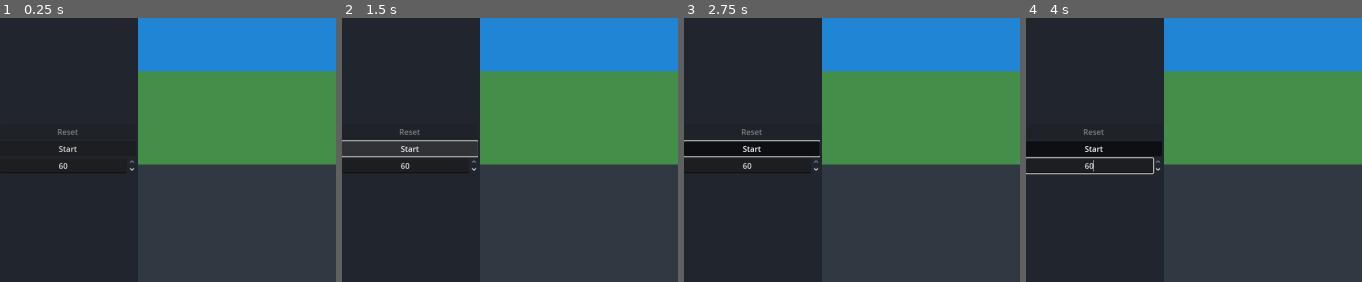
Above: before the commit, frames 1-4 (left to right).
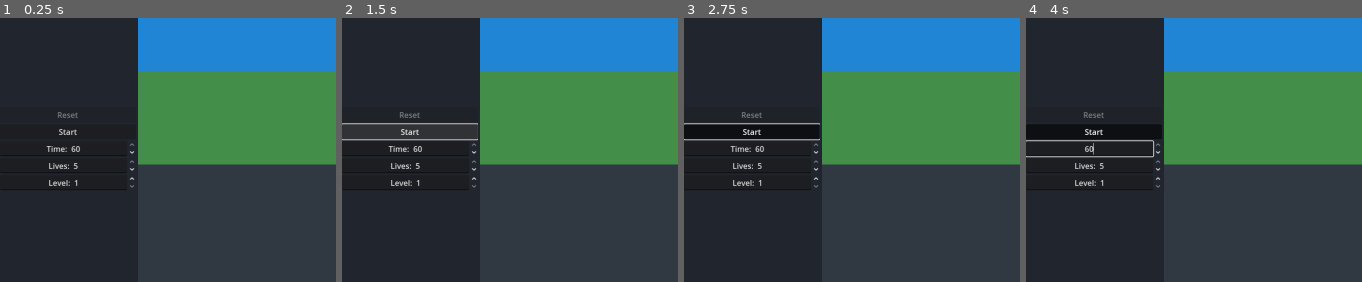
Above: after the commit, the same moments.

Repository: Yamam-al/frogger_godot
Game: Godot game, scene res://main.tscn
The game is run twice, just before and just after one commit, with the same random seed, the same clock (stepped at 60 frames per second) and the same inputs.
Inputs:
- Up to frame 1 (0.25 s): no input
- Up to frame 2 (1.5 s): click "Start" at 0.5 s; click "Start" at 1.25 s
- Up to frame 3 (2.75 s): tap Enter at 2 s; hold Right (ui_right) from 2.03 s (still down)
- Up to frame 4 (4 s): tap Space at 2.75 s; release Right (ui_right) at 2.78 s; hold Down (ui_down) 2.78-3.53 s; tap Enter at 3.5 s; hold Right (ui_right) from 3.53 s (still down)
The pictures show only the part of the screen within x 0-50%, y 25-75%; the shares and areas given below are measured in that part.

The runs differ from the first frame. In frame 1, 0.7% of the frame differs, in the area x 0-41%, y 35-66%; in frame 2, 2.0%; in frame 3, 1.9%; in frame 4, 1.8%.

Commit message:
Levels implemented

Diff:
--- a/main.tscn
+++ b/main.tscn
@@ -39,6 +39,23 @@
 max_value = 60.0
 value = 60.0
 alignment = 1
+prefix = "Time: "
+
+[node name="StartLivesSpin" type="SpinBox" parent="HBoxContainer/uiLeft"]
+layout_mode = 2
+min_value = 1.0
+max_value = 5.0
+value = 5.0
+alignment = 1
+prefix = "Lives: "
+
+[node name="StartLevelSpin" type="SpinBox" parent="HBoxContainer/uiLeft"]
+layout_mode = 2
+min_value = 1.0
+max_value = 5.0
+value = 1.0
+alignment = 1
+prefix = "Level: "
 
 [node name="SubViewportContainer" type="SubViewportContainer" parent="HBoxContainer"]
 layout_mode = 2
--- a/scripts/network.gd
+++ b/scripts/network.gd
@@ -21,15 +21,16 @@
 
 # onready fetches the real node once the scene is ready
 @onready var agents_container: Node = get_tree().get_current_scene().get_node("HBoxContainer/SubViewportContainer/SubViewport/agents")
-@onready var StartButton: Button = get_tree().get_current_scene().get_node("HBoxContainer/uiLeft/StartButton")
-@onready var ResetButton: Button = get_tree().get_current_scene().get_node("HBoxContainer/uiLeft/ResetButton")
-@onready var jump_label : Label = get_tree().get_current_scene().get_node("HBoxContainer/uiRight/JumpLabel")
-@onready var lives_label : Label = get_tree().get_current_scene().get_node("HBoxContainer/uiRight/LivesLabel")
-@onready var losing_label : Node2D = get_tree().get_current_scene().get_node("HBoxContainer/SubViewportContainer/LosingLabel")
-@onready var winning_label : Node2D = get_tree().get_current_scene().get_node("HBoxContainer/SubViewportContainer/WinningLabel")
-@onready var start_time_spin : SpinBox = get_tree().get_current_scene().get_node("HBoxContainer/uiLeft/StartTimeSpin")
-@onready var time_label      : Label   = get_tree().get_current_scene().get_node("HBoxContainer/uiRight/TimeLabel")
-
+@onready var StartButton: Button    = get_tree().get_current_scene().get_node("HBoxContainer/uiLeft/StartButton")
+@onready var ResetButton: Button    = get_tree().get_current_scene().get_node("HBoxContainer/uiLeft/ResetButton")
+@onready var start_time_spin: SpinBox   = get_tree().get_current_scene().get_node("HBoxContainer/uiLeft/StartTimeSpin")
+@onready var start_lives_spin: SpinBox  = get_tree().get_current_scene().get_node("HBoxContainer/uiLeft/StartLivesSpin")
+@onready var start_level_spin: SpinBox  = get_tree().get_current_scene().get_node("HBoxContainer/uiLeft/StartLevelSpin")
+@onready var jump_label : Label     = get_tree().get_current_scene().get_node("HBoxContainer/uiRight/JumpLabel")
+@onready var lives_label : Label    = get_tree().get_current_scene().get_node("HBoxContainer/uiRight/LivesLabel")
+@onready var time_label  : Label    = get_tree().get_current_scene().get_node("HBoxContainer/uiRight/TimeLabel")
+@onready var losing_label  : Node2D  = get_tree().get_current_scene().get_node("HBoxContainer/SubViewportContainer/LosingLabel")
+@onready var winning_label : Node2D  = get_tree().get_current_scene().get_node("HBoxContainer/SubViewportContainer/WinningLabel")
 
 func _ready():
 	if not agents_container:
@@ -39,21 +40,35 @@
 		push_error("WebSocketPeer.connect failed: %s" % err)
 	set_process(true)
 
-	# Start-Button Setup
+	# UI init
 	StartButton.toggle_mode = true
 	StartButton.text = "Start"
 	StartButton.button_pressed = false
 	StartButton.toggled.connect(_on_start_toggled)
 
-	# Reset-Button Setup
 	ResetButton.disabled = true
 	ResetButton.text = "Reset"
 	ResetButton.pressed.connect(_on_reset_pressed)
 
+	# SpinBoxes: vor Spielstart editierbar
+	start_time_spin.editable  = true
+	start_lives_spin.editable = true
 	start_time_spin.value_changed.connect(_on_start_time_changed)
-
-
-var input_cooldown := 0.2
+	start_lives_spin.value_changed.connect(_on_start_lives_changed)
+
+	# --- StartLevelSpin: aktiv + Signal ---
+	start_level_spin.editable = true
+	start_level_spin.value_changed.connect(_on_start_level_changed)
+	# Optional sauber integer + Grenzen
+	start_level_spin.step = 1
+	start_level_spin.min_value = 1
+	# start_level_spin.max_value = 10  # falls du eine Obergrenze willst
+
+	# Overlays aus
+	losing_label.visible = false
+	winning_label.visible = false
+
+var input_cooldown := 0.05
 var time_since_last_input := 0.0
 
 func _process(delta):
@@ -94,34 +109,31 @@
 		return
 	var state = parser.data
 
-	if state.has("timeLeft"):
-		time_label.text = "Time Left: %d" % int(state.timeLeft)
-
-
-	# === Debug: Turtle-IDs im Paket zählen und ausgeben
-	if state.has("agents") and typeof(state.agents) == TYPE_ARRAY:
-		var turtle_ids_state: Array = []
-		for a in state.agents:
-			if a.breed == "turtle":
-				turtle_ids_state.append(int(a.id))
-		print("🐢 state turtles count=", turtle_ids_state.size(), " ids=", turtle_ids_state)
-
+	# === GameOver / Win UI ===
 	if state.has("gameOver") and state["gameOver"]:
 		print("Game Over received from server")
 		if state.has("gameWon") and state.gameWon:
 			winning_label.visible = true
+			losing_label.visible  = false
 		else:
-			losing_label.visible = true
+			losing_label.visible  = true
+			winning_label.visible = false
 		game_over_state = true
-		start_time_spin.editable = true
 		has_started = false
 		StartButton.disabled = true
 		ResetButton.disabled = false
-
+		# Regler wieder aktivieren
+		start_time_spin.editable  = true
+		start_lives_spin.editable = true
+		start_level_spin.editable = true
+
+	# HUD
 	if state.has("lives"):
 		lives_label.text = "Lives: %d" % int(state.lives)
-
-	# alte Knoten entfernen
+	if state.has("timeLeft"):
+		time_label.text  = "Time Left: %d" % int(state.timeLeft)
+
+	# Entfernen alter Knoten
 	if state.has("removeIds") and typeof(state.removeIds) == TYPE_ARRAY:
 		for rid in state.removeIds:
 			var id = int(rid)
@@ -144,25 +156,6 @@
 	emit_signal("state_update", state)
 	_apply_state(state)
 
-	# === Debug: Instanzierte Turtles im Scene-Tree zählen + Diff zu State
-	var inst_turtle_ids: Array = []
-	for k in agents.keys():
-		if id_to_breed.get(k, "") == "turtle":
-			inst_turtle_ids.append(k)
-	print("🐢 instantiated turtles count=", inst_turtle_ids.size(), " ids=", inst_turtle_ids)
-
-	# Diff (welche IDs sind im State, aber nicht instanziert)
-	var state_turtle_ids: Array = []
-	for a in state.agents:
-		if a.breed == "turtle":
-			state_turtle_ids.append(int(a.id))
-	var missing: Array = []
-	for tid in state_turtle_ids:
-		if not inst_turtle_ids.has(tid):
-			missing.append(tid)
-	if missing.size() > 0:
-		print("⚠️ turtles missing in scene (present in state but not spawned): ", missing)
-
 func _apply_state(state) -> void:
 	for data in state.agents:
 		var id     = int(data.id)
@@ -180,7 +173,7 @@
 				"log":    inst = LogScene.instantiate()
 				"turtle":
 					inst = RiverTurtleScene.instantiate()
-					print("🐢 spawn turtle id=", id, " at tile=", pos)
+					# debug: print("🐢 spawn turtle id=", id, " at tile=", pos)
 				"pad":    inst = PadScene.instantiate()
 				"frog":   inst = FrogScene.instantiate()
 				_:       continue
@@ -194,18 +187,15 @@
 			"car", "truck", "log":
 				agents[id].update_state(pos, head)
 			"turtle":
-				# update_state(pos, head, hidden := false)
 				agents[id].update_state(pos, head, is_hidden)
 			"pad":
 				agents[id].update_state(pos, head)
-				# Wenn Pad jetzt belegt und Dummy noch nicht gespawnt → Dummy-Frog anlegen (exakt an der Pad-Node-Position)
+				# Wenn Pad belegt und Dummy noch nicht gespawnt → Dummy-Frog anlegen
 				if data.has("occupied") and data.occupied and not pad_dummy_spawned.get(id, false):
 					var dummy_frog = FrogScene.instantiate()
-					# gleiche Bildschirmposition wie Pad-Node – die Szene rechnet selbst tile->pixel
 					dummy_frog.position = agents[id].position
 					agents_container.add_child(dummy_frog)
 					pad_dummy_spawned[id] = true
-					print("✅ pad occupied id=", id, " dummy frog placed at ", dummy_frog.position)
 			"frog":
 				agents[id].update_state(pos, head)
 				if data.has("jumps"):
@@ -223,26 +213,31 @@
 		has_started = true
 		StartButton.text = "Pause"
 		StartButton.button_pressed = true
-		start_time_spin.editable = false
+		# Regler aus, während Spiel läuft
+		start_time_spin.editable  = false
+		start_lives_spin.editable = false
+		start_level_spin.editable = false
+		# Overlays aus
+		losing_label.visible = false
+		winning_label.visible = false
 		return
 
 	if pressed:
 		socket.send_text(JSON.stringify({"type":"control","cmd":"resume"}))
 		print ("sending resume signal to server")
 		StartButton.text = "Pause"
-		start_time_spin.editable = false
+		start_time_spin.editable  = false
+		start_lives_spin.editable = false
+		start_level_spin.editable = false
 	else:
 		socket.send_text(JSON.stringify({"type":"control","cmd":"pause"}))
 		print ("sending pause signal to server")
 		StartButton.text = "Resume"
 
-
 func _on_reset_pressed() -> void:
 	if socket.get_ready_state() != WebSocketPeer.STATE_OPEN:
 		push_warning("WebSocket not open")
 		return
-	winning_label.visible = false
-	losing_label.visible  = false
 
 	print("sending restart signal to server")
 	socket.send_text(JSON.stringify({"type": "control", "cmd": "restart"}))
@@ -262,7 +257,16 @@
 	StartButton.text = "Start"
 	StartButton.button_pressed = false
 
-
+	# Regler wieder frei
+	start_time_spin.editable  = true
+	start_lives_spin.editable = true
+	start_level_spin.editable = true
+
+	# Overlays aus
+	losing_label.visible = false
+	winning_label.visible = false
+
+# === SpinBox-Handler ===
 func _on_start_time_changed(value: float) -> void:
 	if socket.get_ready_state() != WebSocketPeer.STATE_OPEN:
 		return
@@ -270,3 +274,19 @@
 	var msg = {"type":"control", "cmd":"set_start_time", "value": seconds}
 	print("Set start time to", seconds)
 	socket.send_text(JSON.stringify(msg))
+
+func _on_start_lives_changed(value: float) -> void:
+	if socket.get_ready_state() != WebSocketPeer.STATE_OPEN:
+		return
+	var lives := int(value)
+	var msg = {"type":"control", "cmd":"set_start_lives", "value": lives}
+	print("Set start lives to", lives)
+	socket.send_text(JSON.stringify(msg))
+
+func _on_start_level_changed(value: float) -> void:
+	if socket.get_ready_state() != WebSocketPeer.STATE_OPEN:
+		return
+	var lvl := int(value)
+	var msg = {"type":"control", "cmd":"set_start_level", "value": lvl}
+	print("Set start level to", lvl)
+	socket.send_text(JSON.stringify(msg))
